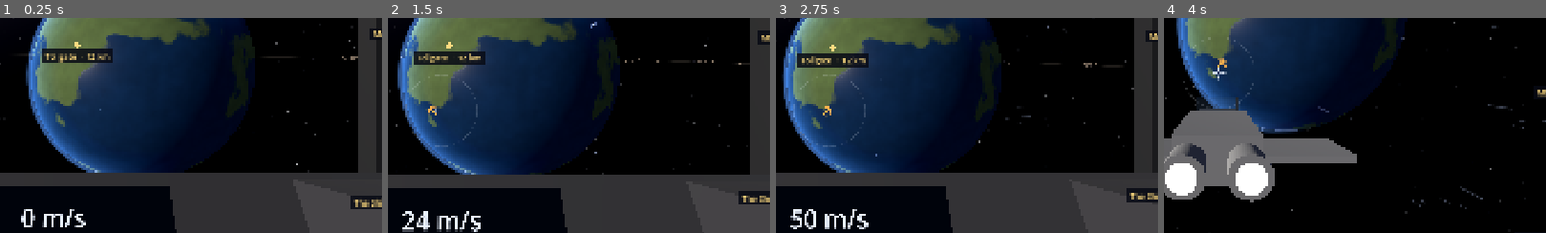
Above: before the commit, frames 1-4 (left to right).
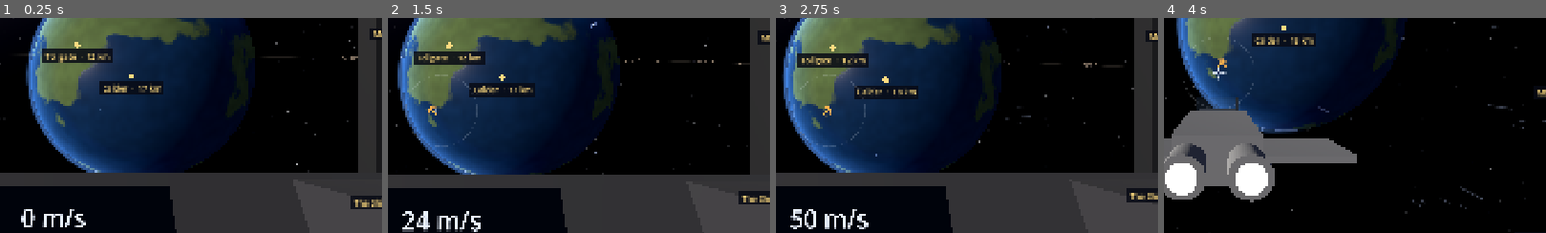
Above: after the commit, the same moments.

Repository: ggbillyjoe3526/praesepe
Game: Godot game, scene res://game/main/main.tscn
The game is run twice, just before and just after one commit, with the same random seed, the same clock (stepped at 60 frames per second) and the same inputs.
Inputs (mouse positions are % of the whole screen's width and height, from its top left):
- Up to frame 1 (0.25 s): no input
- Up to frame 2 (1.5 s): tap Enter at 0.5 s; move the mouse to (55, 50) at 0.52 s; hold Z (toggle_assist) 0.53-1.28 s; hold S (thrust_back) from 0.53 s (still down); click (55, 50) at 0.67 s; tap F (toggle_cruise) at 0.8, 1.35 s; move the mouse to (45, 50) at 1.27 s
- Up to frame 3 (2.75 s): keep holding S (thrust_back); tap Z (toggle_assist) at 1.55 s; move the mouse to (52, 48) at 2.02 s; hold X (full_stop) from 2.03 s (still down); tap F (toggle_cruise) at 2.3 s
- Up to frame 4 (4 s): keep holding S (thrust_back); move the mouse to (49, 52) at 2.77 s; release X (full_stop) at 2.78 s; tap Z (toggle_assist) at 2.85 s; click (49, 52) at 2.92 s; move the mouse to (57, 51) at 3.52 s; hold V (toggle_camera) from 3.53 s (still down); tap F (toggle_cruise) at 3.8 s
The pictures show only the part of the screen within x 43-93%, y 28-78%; the shares and areas given below are measured in that part.

The runs differ from the first frame. In frame 1, 1.1% of the frame differs, in the area x 26-43%, y 26-36%; in frame 2, 1.2%, in the area x 21-39%, y 26-37%; in frame 3, 1.1%; in frame 4, 1.1%.

Commit message:
Fix review findings for the solar system and cruise drive
- Tollgate is an obstacle to the drive: it won't engage among the base's
  buildings or level at them, and slows near them like any surface.
- Calder has its HUD marker, as the design doc says every place does.
- The engage look-ahead (5 s) is a tuning value, in the table and tested.
- Of several things too close ahead, the refusal names the nearest in time.
- Belt collision bodies stay on their rocks while those rocks stay near.
- The planet shader's shade noise uses two octaves, not five.
- The station's bounding radius covers its solar panels.
- Tests: ship-level cruise glue, Tollgate refusals, tuning vs design doc,
  stable belt bodies.

Co-Authored-By: Claude Opus 5.5 (1M context) <noreply@anthropic.com>
Claude-Session: https://claude.ai/code/session_01HjmUC2W3v5HW8uXhpJBnpy

Diff:
--- a/game/flight/cruise_drive.gd
+++ b/game/flight/cruise_drive.gd
@@ -8,8 +8,8 @@
 ## in open space and slows down smoothly on the way in. It drops out by itself on arriving at a place (inside the
 ## place's Landmark.drop_distance), and also before it could hit anything or after a bump. F (or X) drops out at once.
 ## Places the ship is already at when the drive engages don't count as arrivals until the ship has left them, so
-## leaving a station never drops straight back out. It refuses to engage inside something (the asteroid belt) or when
-## the nose points at something close.
+## leaving a station never drops straight back out. It refuses to engage inside something (the asteroid belt, a base's
+## buildings) or when the nose points at something close.
 ##
 ## Vectors are in world space. Each step() fills `velocity` (the ship's velocity this tick while cruising, and the
 ## velocity to leave it with on the tick it drops out) and `event` (what happened, for messages).
@@ -22,7 +22,7 @@
 	CANCELLED, ## F or X pressed while charging.
 	ENGAGED, ## Took over the ship's speed.
 	BLOCKED, ## Didn't engage: the nose points at `place`, too close.
-	BLOCKED_INSIDE, ## Didn't engage: the ship is inside `place` (the asteroid belt).
+	BLOCKED_INSIDE, ## Didn't engage: the ship is inside `place` (the asteroid belt, a base).
 	ARRIVED, ## Dropped out on arriving at `place`.
 	DROPPED, ## Dropped out because the pilot asked.
 	SAFETY, ## Dropped out before running into `place`.
@@ -107,6 +107,8 @@
 	phase = Phase.OFF
 	var forward := maxf(ship_velocity.dot(nose), 0.0)
 	var probe := nose * maxf(forward, tuning.min_speed)
+	# Of everything too close ahead, the one it would reach first is the one the message names.
+	var soonest := tuning.engage_look_ahead
 	for l: Landmark in landmarks:
 		if not l.obstacle:
 			continue
@@ -114,10 +116,13 @@
 			event = Event.BLOCKED_INSIDE
 			place = l
 			return
-		if time_to_reach(l, at, probe) < tuning.safety_time * 2.0:
+		var reach := time_to_reach(l, at, probe)
+		if reach < soonest:
+			soonest = reach
 			event = Event.BLOCKED
 			place = l
-			return
+	if event == Event.BLOCKED:
+		return
 	if _armed.size() != landmarks.size():
 		_armed.resize(landmarks.size())
 	for i in landmarks.size():
--- a/game/flight/cruise_tuning.gd
+++ b/game/flight/cruise_tuning.gd
@@ -7,6 +7,9 @@
 @export_group("Engaging")
 ## How long (s) the drive charges after F before it takes over. The ship flies normally meanwhile.
 @export var charge_time: float = 2.0
+## It won't engage when the nose points at something it would reach within this (s), at the ship's own forward speed
+## or min_speed, whichever is more.
+@export var engage_look_ahead: float = 5.0
 
 @export_group("Speed (m/s)")
 ## The slowest the drive goes, close to anything. Faster than normal flight, so cruising always gains time.
--- a/game/ship/greybox_cruise_tuning.tres
+++ b/game/ship/greybox_cruise_tuning.tres
@@ -5,6 +5,7 @@
 [resource]
 script = ExtResource("1_cruise")
 charge_time = 2.0
+engage_look_ahead = 5.0
 min_speed = 300.0
 max_speed = 5000.0
 approach_time = 6.0
--- a/game/system/asteroid_belt.gd
+++ b/game/system/asteroid_belt.gd
@@ -7,7 +7,7 @@
 ##   (simple shapes), so a few draw calls cover thousands of rocks and pieces out of view aren't drawn. A faint haze
 ##   along the band shows the belt from afar, where single rocks are too small to see.
 ## - Only the rocks near the ship are solid: a fixed pool of sphere bodies is moved onto the nearest ones every few
-##   ticks. Nothing is created or freed in flight.
+##   ticks, a body staying on its rock while that rock stays near. Nothing is created or freed in flight.
 ## For the cruise drive its surface is the band's edge: inside the band counts as inside the belt.
 
 @export var tuning: BeltTuning
@@ -23,7 +23,12 @@
 var _bodies: Array[StaticBody3D] = []
 var _colliders: Array[CollisionShape3D] = []
 var _shapes: Array[SphereShape3D] = []
+## Per pool body: the rock it stands in for, or -1 when it is off. Per rock: its body, or -1.
 var _solid_rock: PackedInt32Array = PackedInt32Array()
+var _slot_of: PackedInt32Array = PackedInt32Array()
+## Per rock: the pick it was last wanted in (_stamp), so picks never need clearing.
+var _wanted: PackedInt32Array = PackedInt32Array()
+var _stamp: int = 0
 var _best: PackedInt32Array = PackedInt32Array()
 var _best_d: PackedFloat32Array = PackedFloat32Array()
 var _ticks: int = 0
@@ -55,7 +60,7 @@
 		return
 	var at := to_local(focus.global_position)
 	if surface_distance(focus.global_position) > tuning.solid_reach:
-		_set_solid(0)
+		_set_solid_none()
 		return
 	_pick_nearest(at)
 
@@ -82,24 +87,43 @@
 			_best[slot] = i
 			_best_d[slot] = d
 			found = mini(found + 1, _best.size())
+	_stamp += 1
 	for k in found:
-		var i := _best[k]
-		if _solid_rock[k] != i:
-			_solid_rock[k] = i
-			_shapes[k].radius = layout.solid_radius(i)
-			_bodies[k].position = layout.positions[i]
-	_set_solid(found)
-
-
-func _set_solid(count: int) -> void:
-	if count == solid_count:
+		_wanted[_best[k]] = _stamp
+	# Rocks that stay solid keep their bodies, so nothing the ship touches moves under it; only the freed bodies move
+	# onto the newly near rocks.
+	for k in _solid_rock.size():
+		var i := _solid_rock[k]
+		if i >= 0 and _wanted[i] != _stamp:
+			_free_slot(k)
+	var free := 0
+	for n in found:
+		var i := _best[n]
+		if _slot_of[i] >= 0:
+			continue
+		while _solid_rock[free] >= 0:
+			free += 1
+		_solid_rock[free] = i
+		_slot_of[i] = free
+		_shapes[free].radius = layout.solid_radius(i)
+		_bodies[free].position = layout.positions[i]
+		_colliders[free].disabled = false
+	solid_count = found
+
+
+func _set_solid_none() -> void:
+	if solid_count == 0:
 		return
-	for k in _colliders.size():
-		var on := k < count
-		_colliders[k].disabled = not on
-		if not on:
-			_solid_rock[k] = -1
-	solid_count = count
+	for k in _solid_rock.size():
+		if _solid_rock[k] >= 0:
+			_free_slot(k)
+	solid_count = 0
+
+
+func _free_slot(k: int) -> void:
+	_slot_of[_solid_rock[k]] = -1
+	_solid_rock[k] = -1
+	_colliders[k].disabled = true
 
 
 func _build_chunks() -> void:
@@ -171,6 +195,10 @@
 	_best_d.resize(tuning.solid_rocks)
 	_solid_rock.resize(tuning.solid_rocks)
 	_solid_rock.fill(-1)
+	_slot_of.resize(layout.count())
+	_slot_of.fill(-1)
+	_wanted.resize(layout.count())
+	_wanted.fill(0)
 	for k in tuning.solid_rocks:
 		var ball := SphereShape3D.new()
 		var shape := CollisionShape3D.new()
--- a/game/system/body_surface.gdshader
+++ b/game/system/body_surface.gdshader
@@ -37,16 +37,17 @@
 	return mix(mix(a, b, u.y), mix(c, d, u.y), u.z);
 }
 
-// Five octaves, each half the size and half the strength of the last; about 0 to 1.
-float fbm(vec3 p) {
+// `octaves` layers of noise, each half the size and half the strength of the last; about 0 to 1.
+float fbm(vec3 p, int octaves) {
 	float sum = 0.0;
 	float amp = 0.5;
-	for (int i = 0; i < 5; i++) {
+	for (int i = 0; i < octaves; i++) {
 		sum += value_noise(p) * amp;
 		p = p * 2.03 + vec3(17.1, 9.3, 4.7);
 		amp *= 0.5;
 	}
-	return sum / 0.96875;
+	// The strengths add up to 1 - 2 * amp.
+	return sum / (1.0 - 2.0 * amp);
 }
 
 void vertex() {
@@ -55,11 +56,12 @@
 
 void fragment() {
 	vec3 dir = normalize(v_dir);
-	float h = fbm(dir * scale + vec3(11.0));
+	float h = fbm(dir * scale + vec3(11.0), 5);
 	float high = smoothstep(level - edge, level + edge, h);
 	vec3 col = mix(low_colour, high_colour, high);
-	// A little light and shade within each colour, so it reads as ground rather than paint.
-	col *= 0.85 + 0.3 * fbm(dir * scale * 6.0);
+	// A little light and shade within each colour, so it reads as ground rather than paint. Two layers are plenty
+	// for this, and keep it cheap and steady from far away.
+	col *= 0.85 + 0.3 * fbm(dir * scale * 6.0, 2);
 	float pole = smoothstep(pole_start, pole_start + 0.04, abs(dir.y) + (h - 0.5) * 0.15);
 	ALBEDO = mix(col, pole_colour, pole);
 	ROUGHNESS = mix(mix(low_roughness, high_roughness, high), 0.6, pole);
--- a/game/system/greybox_base.tscn
+++ b/game/system/greybox_base.tscn
@@ -83,7 +83,6 @@
 display_name = "Tollgate"
 radius = 150.0
 drop_distance = 4000.0
-obstacle = false
 
 [node name="Structure" type="StaticBody3D" parent="."]
 
--- a/game/system/greybox_station.tscn
+++ b/game/system/greybox_station.tscn
@@ -125,7 +125,7 @@
 [node name="GreyboxStation" type="Node3D"]
 script = ExtResource("1_landmark")
 display_name = "Halfway Station"
-radius = 230.0
+radius = 250.0
 drop_distance = 2500.0
 
 [node name="Structure" type="StaticBody3D" parent="."]
--- a/game/system/solar_system.tscn
+++ b/game/system/solar_system.tscn
@@ -73,7 +73,6 @@
 display_name = "Calder"
 radius = 6000.0
 drop_distance = 2000.0
-marker = false
 
 [node name="Tollgate" parent="Calder" instance=ExtResource("8_base")]
 transform = Transform3D(-0.316542, 0.904352, -0.286266, 0, 0.301784, 0.953376, 0.948578, 0.301784, -0.0955273, 5424.3, 1810.1, 1810.1)
--- a/game/world/space_dust.gdshader
+++ b/game/world/space_dust.gdshader
@@ -13,7 +13,7 @@
 uniform float speck_size = 0.35;
 uniform float fade_near = 4.0;
 uniform vec4 tint : source_color = vec4(0.75, 0.82, 1.0, 1.0);
-// 1 normally, fading to 0 at cruise speeds (SpaceDust.fade_in).
+// How much of the dust shows, 0 to 1 (SpaceDust: the normal layer fades out at cruise speeds, the cruise layer in).
 uniform float strength = 1.0;
 
 varying float v_fade;
--- a/test/unit/test_asteroid_belt.gd
+++ b/test/unit/test_asteroid_belt.gd
@@ -116,6 +116,37 @@
 	assert_almost_eq(closest, nearest, 0.01, "the nearest rock is among the solid ones")
 
 
+func test_a_rock_that_stays_near_keeps_its_body() -> void:
+	var belt := _belt()
+	var ship := Node3D.new()
+	add_child_autofree(ship)
+	belt.focus = ship
+	ship.global_position = belt.layout.pocket_centres[0]
+	await wait_physics_frames(_tuning.solid_every + 1)
+	var before := _solid_places(belt)
+	ship.global_position += Vector3(150, 0, 0)
+	await wait_physics_frames(_tuning.solid_every + 1)
+	var after := _solid_places(belt)
+	var kept := 0
+	var moved := 0
+	for body: Node3D in before:
+		if after.has(body) and after.values().has(before[body]):
+			kept += 1
+			if after[body] != before[body]:
+				moved += 1
+	assert_gt(kept, 0, "some rocks are near both times")
+	assert_eq(moved, 0, "a rock still near is still on the body it had")
+
+
+## The pool bodies that are on, and where each one is.
+func _solid_places(belt: AsteroidBelt) -> Dictionary:
+	var out := {}
+	for body: Node in belt.find_children("Solid*", "StaticBody3D", false, false):
+		if not (body.get_child(0) as CollisionShape3D).disabled:
+			out[body] = (body as Node3D).position
+	return out
+
+
 func test_rock_meshes_face_outwards() -> void:
 	var mat := StandardMaterial3D.new()
 	for mesh: ArrayMesh in [RockMesh.near_rock(mat), RockMesh.far_rock(mat)]:
--- a/test/unit/test_cruise_drive.gd
+++ b/test/unit/test_cruise_drive.gd
@@ -208,3 +208,20 @@
 	assert_gt(_drive.direction.angle_to(Vector3.RIGHT), deg_to_rad(10.0), "not at once")
 	_ticks(3.0)
 	assert_lt(_drive.direction.angle_to(Vector3.RIGHT), deg_to_rad(0.5), "but soon")
+
+
+func test_the_greybox_tuning_is_the_design_docs() -> void:
+	# DESIGN.md, "Cruise drive tuning": change a value there and in greybox_cruise_tuning.tres together.
+	var expected := {
+		"charge_time": 2.0, "engage_look_ahead": 5.0, "min_speed": 300.0, "max_speed": 5000.0,
+		"approach_time": 6.0, "ramp_time": 1.5, "align_time": 0.4, "exit_speed": 200.0, "safety_time": 2.5,
+		"safety_exit_speed": 50.0, "bump_limit": 3.0, "rumble": 0.3,
+	}
+	for key: String in expected:
+		assert_eq(_tuning.get(key), expected[key], key)
+	var design := FileAccess.get_file_as_string("res://DESIGN.md")
+	var table := design.substr(design.find("**Cruise drive tuning**"), 1500)
+	for row: String in ["| Charge time | 2 s |", "| Engage look-ahead | 5 s |", "| 300 m/s to 5 km/s |",
+			"| Approach time | 6 s |", "| Ramp time | 1.5 s |", "| Turning | 0.4 s |", "| Exit speed | 200 m/s |",
+			"| 2.5 s to a surface, then 50 m/s |", "| Bump limit | 3 m/s |", "| Rumble | 0.3 of full thrust |"]:
+		assert_string_contains(table, row, false)
--- /dev/null
+++ b/test/unit/test_ship_cruise.gd
@@ -0,0 +1,52 @@
+extends GutTest
+## The greybox ship flying under its cruise drive (design doc, "How the cruise drive works"): the drive has the speed,
+## so the thrust keys and Z do nothing while it runs; flight assist is on throughout; the engines rumble at the tuned
+## share; and dropping out leaves flight assist holding the exit speed. Open space: no places to arrive at.
+
+var _ship: Ship
+
+
+func before_each() -> void:
+	_ship = load("res://game/ship/greybox_ship.tscn").instantiate()
+	add_child_autofree(_ship)
+	await wait_physics_frames(2)
+
+
+func _engage() -> void:
+	_ship.input.toggle_cruise = true
+	await wait_physics_frames(roundi(_ship.cruise_tuning.charge_time * 60.0) + 2)
+
+
+func test_engaging_turns_flight_assist_on_and_rumbles() -> void:
+	_ship.input.toggle_assist = true
+	await wait_physics_frames(2)
+	assert_false(_ship.assist_on(), "assist off before cruising")
+	await _engage()
+	assert_true(_ship.cruise.active(), "cruising")
+	assert_true(_ship.assist_on(), "the drive turns flight assist on")
+	assert_eq(_ship.thrust_level(), _ship.cruise_tuning.rumble)
+
+
+func test_thrust_and_z_do_nothing_while_cruising() -> void:
+	await _engage()
+	for i in 60:
+		_ship.input.thrust = Vector3(1, 1, -1)
+		_ship.input.toggle_assist = true
+		await wait_physics_frames(1)
+		assert_true(_ship.assist_on(), "Z ignored (tick %d)" % i)
+	assert_true(_ship.cruise.active())
+	assert_almost_eq(_ship.linear_velocity, _ship.cruise.velocity, Vector3.ONE * 0.01, "only the drive moves the ship")
+	var sideways := _ship.pilot_velocity()
+	assert_almost_eq(Vector2(sideways.x, sideways.y), Vector2.ZERO, Vector2.ONE * 0.01, "no strafe from the keys")
+
+
+func test_dropping_out_leaves_assist_holding_the_exit_speed() -> void:
+	await _engage()
+	await wait_physics_frames(60)
+	assert_gt(_ship.cruise.speed, _ship.cruise_tuning.exit_speed, "faster than the exit speed by now")
+	_ship.input.toggle_cruise = true
+	await wait_physics_frames(2)
+	assert_false(_ship.cruise.active())
+	assert_true(_ship.assist_on())
+	assert_almost_eq(_ship.held_speed(), _ship.cruise_tuning.exit_speed, 0.01)
+	assert_almost_eq(_ship.pilot_velocity().z, _ship.cruise_tuning.exit_speed, 1.0)
--- a/test/unit/test_solar_system.gd
+++ b/test/unit/test_solar_system.gd
@@ -71,3 +71,34 @@
 	var towards_sun := _system.sun.global_basis.z
 	var start := _system.start_transform().origin
 	assert_gt(towards_sun.dot(start.normalized()), 0.3, "the face of Calder the player first sees is mostly lit")
+
+
+func test_the_drive_never_engages_among_tollgates_buildings() -> void:
+	var drive := CruiseDrive.new(load("res://game/ship/greybox_cruise_tuning.tres"))
+	drive.landmarks = _system.landmarks
+	var base := _system.landmark("Tollgate")
+	var hangar := base.global_basis * Vector3(-1, 0, 0)
+	# Hovering over the pad, nose level at the hangar.
+	assert_eq(_try_engage(drive, base.to_global(Vector3(0, 20, 0)), hangar), CruiseDrive.Event.BLOCKED_INSIDE)
+	assert_eq(drive.place, base)
+	# Just outside, nose at the buildings (the ground curves up into the way too, so either may be named).
+	assert_eq(_try_engage(drive, base.to_global(Vector3(400, 20, 0)), hangar), CruiseDrive.Event.BLOCKED)
+	assert_true(drive.place == base or drive.place == _system.landmark("Calder"))
+	# Higher up, aimed down at the pad from 600 m: the base itself is in the way.
+	var above := base.to_global(Vector3(0, 600, 0))
+	assert_eq(_try_engage(drive, above, (base.global_position - above).normalized()), CruiseDrive.Event.BLOCKED)
+	assert_eq(drive.place, base)
+	# Clear of them, heading up and away, it goes.
+	assert_eq(_try_engage(drive, base.to_global(Vector3(0, 300, 0)), base.global_basis.y), CruiseDrive.Event.ENGAGED)
+
+
+## Presses F with the ship holding still at `at`, nose along `nose`, and gives the drive's answer once charged.
+func _try_engage(drive: CruiseDrive, at: Vector3, nose: Vector3) -> CruiseDrive.Event:
+	drive.phase = CruiseDrive.Phase.OFF
+	drive.step(at, Vector3.ZERO, nose, true, false, 0.0, 1.0 / 60.0)
+	var ticks := roundi(drive.tuning.charge_time * 60.0) + 1
+	for i in ticks:
+		drive.step(at, Vector3.ZERO, nose, false, false, 0.0, 1.0 / 60.0)
+		if drive.event != CruiseDrive.Event.NONE:
+			return drive.event
+	return CruiseDrive.Event.NONE
Not shown, added: test/unit/test_ship_cruise.gd.uid
Not shown, changed: DESIGN.md
